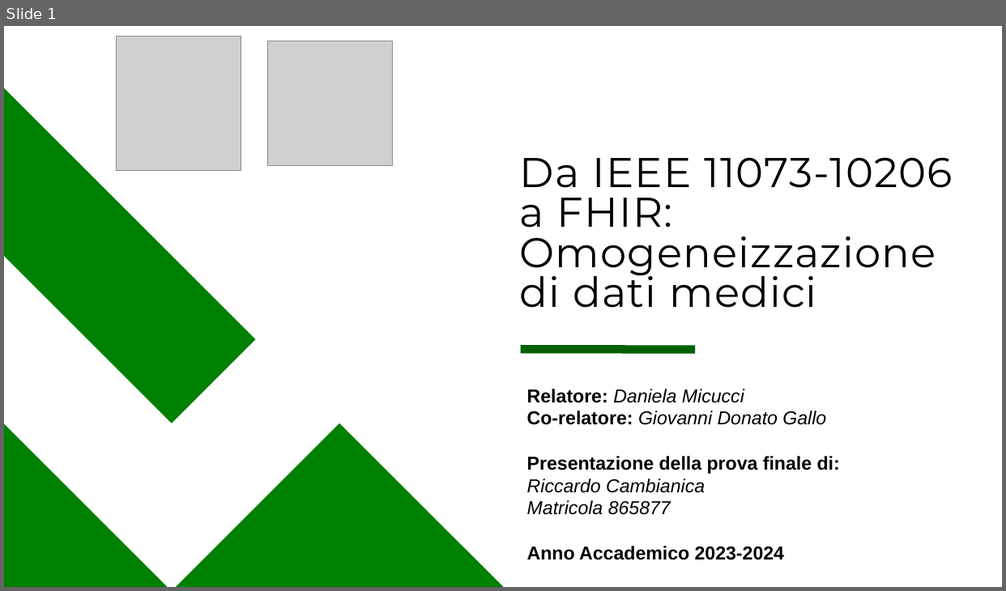
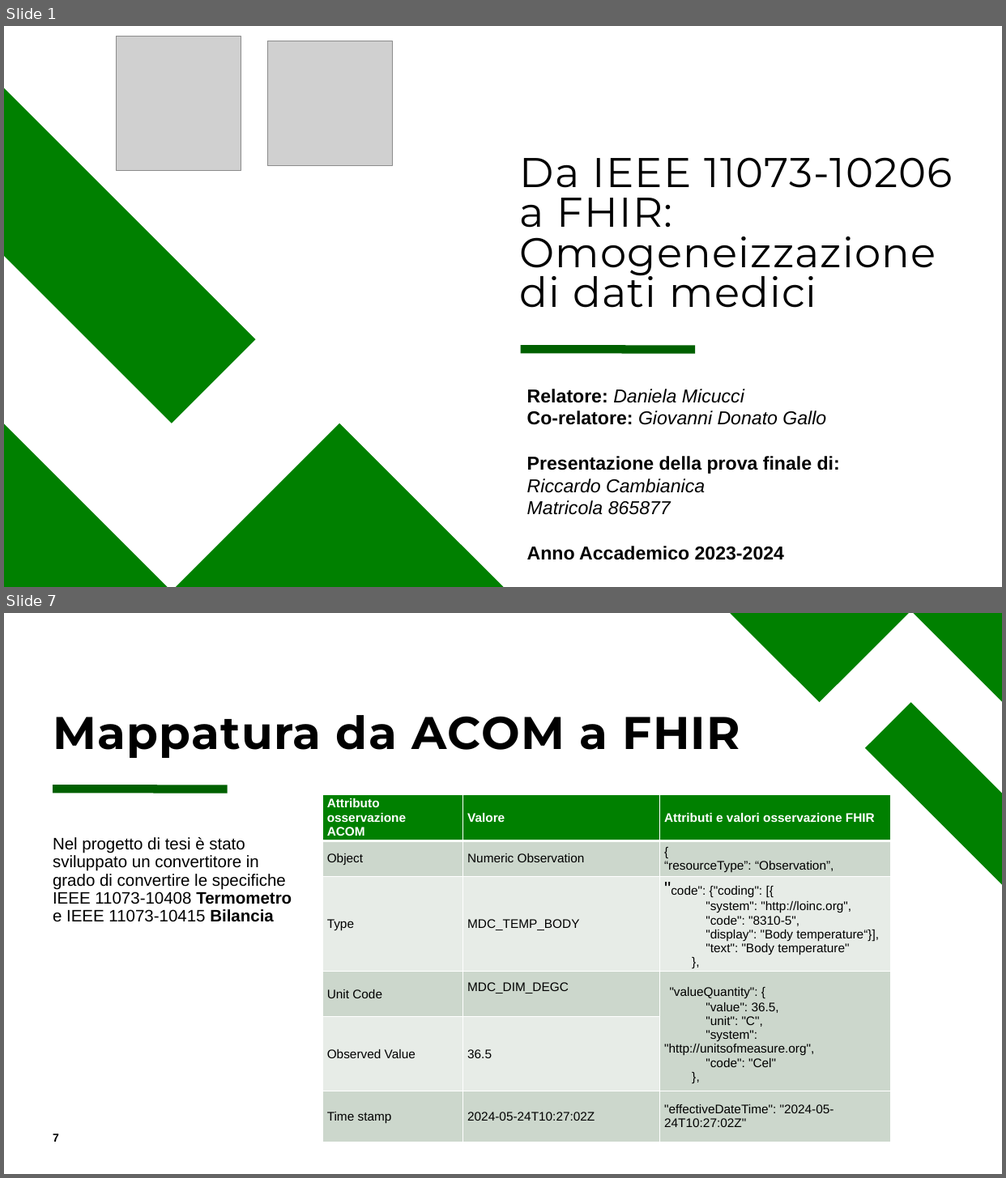
Before and after one commit to rcambianica/Stage, a slide deck: Relazione/Da IEEE 11073-10206 a FHIR.pptx. Shown one above the other, each under a label of ours: slide 1 before the commit, slides 1 and 7 after it; the slides between them are not shown. The pictures are 1006x591 and 1006x1178 pixels, drawn with LibreOffice and Linux fonts; fonts in the diff are those of the drawing; grey boxes stand for pictures. Boxes give left, top, right and bottom in pixels: in the first picture for what was removed or moved away, otherwise in the second. Text is boxed around its words. In the diff, an @@ line names an element or a change of style, - is before the commit and + after.

Commit message:
versione definitiva tesi e presentazione

```diff
--- a/Relazione/Da IEEE 11073-10206 a FHIR.pptx
+++ b/Relazione/Da IEEE 11073-10206 a FHIR.pptx
@@ slide 7 added at (x1=4, y1=613, x2=1002, y2=1174), background #FFFFFF @@
@@ freeform shape added at (x1=731, y1=613, x2=909, y2=702), fill #008000 @@
@@ freeform shape added at (x1=914, y1=613, x2=1002, y2=702), fill #008000 @@
@@ freeform shape added at (x1=865, y1=702, x2=1002, y2=884), fill #008000 @@
@@ title added at (x1=53, y1=715, x2=740, y2=758), 44 pt, text #000000, bold @@
+Mappatura da ACOM a FHIR
@@ line added from (53, 789) to (227, 789), #006000 8 pt @@
@@ table added at (x1=323, y1=795, x2=891, y2=1152), 6 rows, 3 columns @@
+Attributo / osservazione / ACOM | Valore | Attributi e valori osservazione FHIR
+Object | Numeric Observation | { / “resourceType”: “Observation”,
+Type | MDC_TEMP_BODY | "code": {"coding": [{ / "system": "http://loinc.org", / "code": "8310-5", / "display": "Body temperature“}], / "text": "Body temperature" / },
+Unit Code | MDC_DIM_DEGC | "valueQuantity": { / "value": 36.5, / "unit": "C", / "system": "http://unitsofmeasure.org", / "code": "Cel" / },
+Observed Value | 36.5 | 
+Time stamp | 2024-05-24T10:27:02Z | "effectiveDateTime": "2024-05-24T10:27:02Z"
@@ text added at (x1=53, y1=837, x2=292, y2=922), 16 pt, text #000000 @@
+Nel progetto di tesi è stato sviluppato un convertitore in grado di convertire le specifiche IEEE 11073-10408 Termometro e IEEE 11073-10415 Bilancia
@@ page number added at (x1=53, y1=1134, x2=59, y2=1142), 11 pt, text #000000, bold @@
+7
```
Also in this commit, not shown: 5 other slides added, 2 slides removed, 12 other files.
